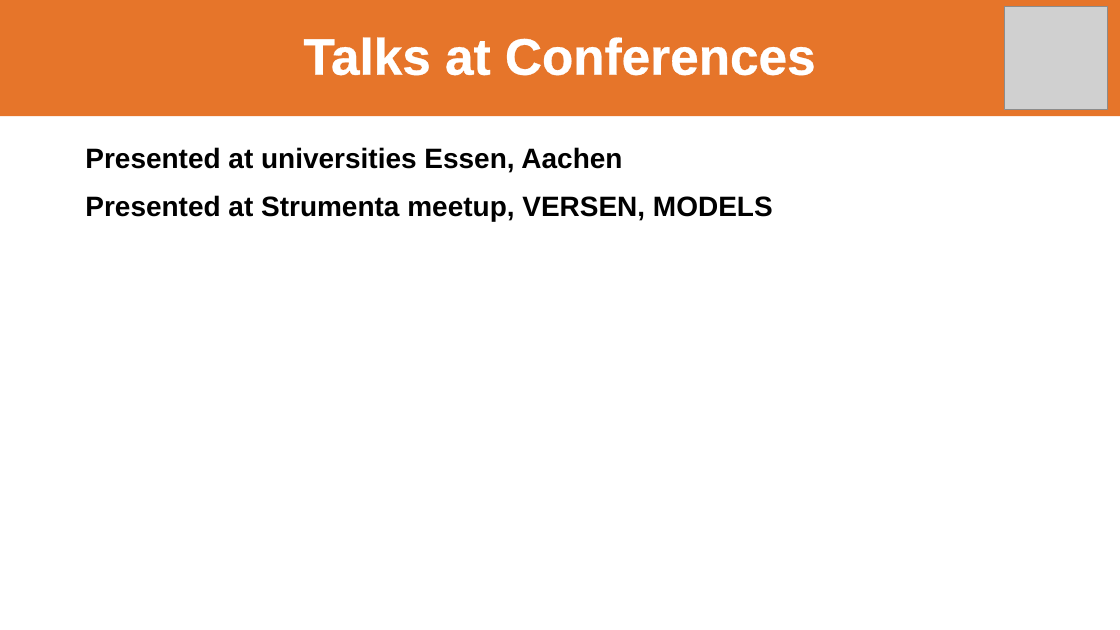
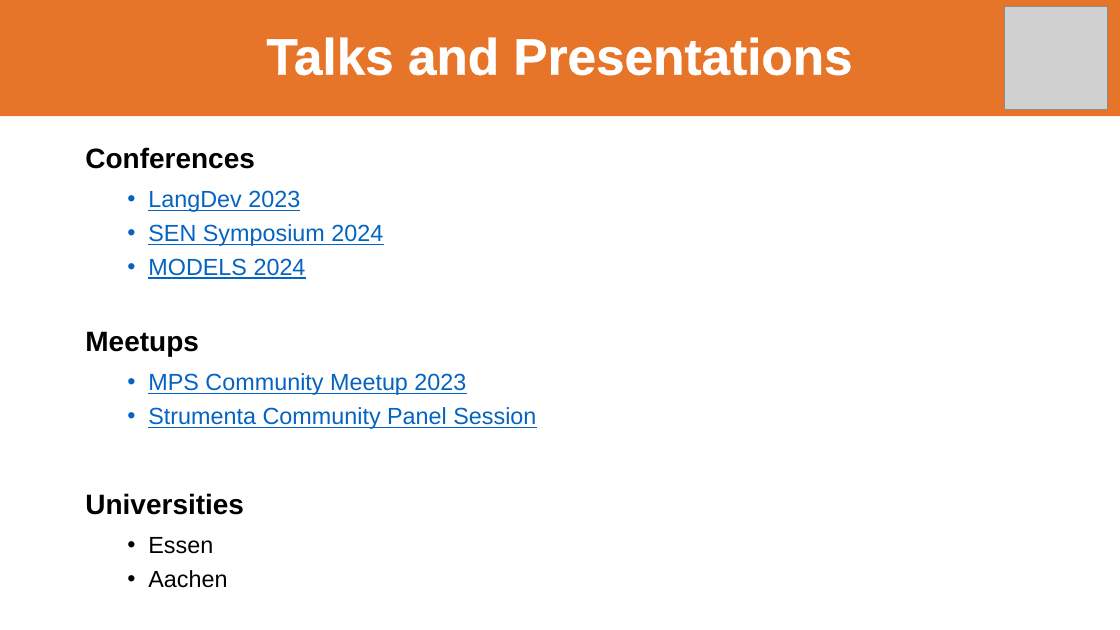
Before and after one commit to LionWeb-io/specification, a slide deck: slide 7 of resources/LangDev 2024 Talk.pptx. Drawn at 1120x630 pixels with LibreOffice and Linux fonts; fonts in the diff are those of the drawing; grey boxes stand for pictures; background and template pictures are left out. Boxes give left, top, right and bottom in pixels: in the first picture for what was removed or moved away, otherwise in the second. Text is boxed around its words. In the diff, an @@ line names an element or a change of style, - is before the commit and + after.

```diff
--- a/resources/LangDev 2024 Talk.pptx
+++ b/resources/LangDev 2024 Talk.pptx
@@ title at <box>266,37,852,76</box>: text changed @@
-Talks at Conferences
+Talks and Presentations
@@ text at <box>85,147,536,588</box>: text changed; size 24 to 20 pt; text colour #000000 to #0563C1; bold off @@
-Presented at universities Essen, Aachen
-Presented at Strumenta meetup, VERSEN, MODELS
+Conferences
+  • LangDev 2023
+  • SEN Symposium 2024
+  • MODELS 2024
+Meetups
+  • MPS Community Meetup 2023
+  • Strumenta Community Panel Session
+Universities
+  • Essen
+  • Aachen
```
Also in this commit, not shown: 16 other slides changed, 1 slide added, 1 slide removed.
